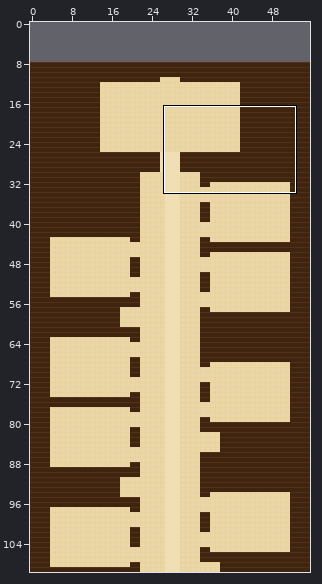
An edit to a level. Tiled map (JSON), maps/rank15.tmj. The first picture is a wide view before the edit; the outline marks the close-up.
Close-up. Before the commit:
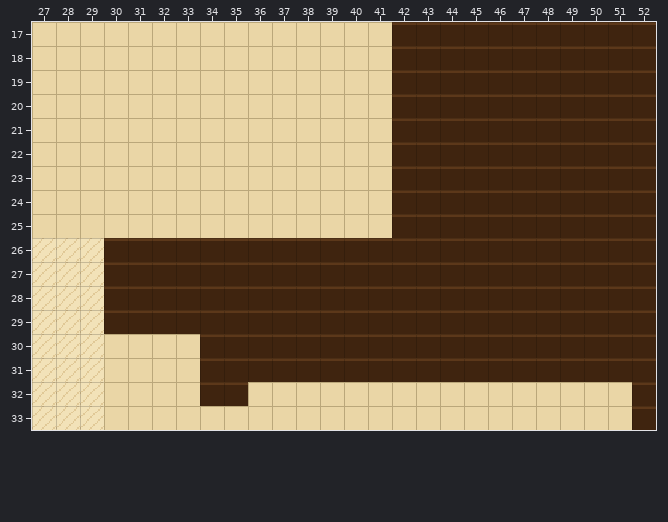
Cells are 16x16 px. Shown: x 27..52, y 17..33. The commit also changed other parts of the map, which this record leaves out. The old version is drawn lined up with the new one.
After:
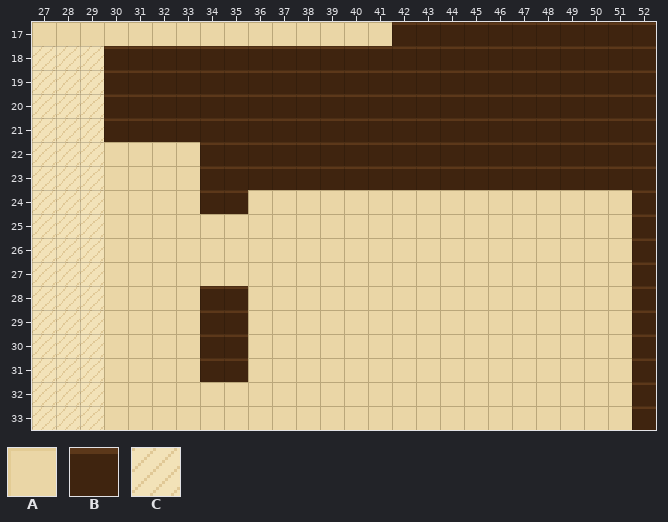
Key: from "draft": A 0, B 1, C 5.
_ is an empty cell.
Tiles replaced or removed in this view: A, B.
Difference:
Changed rows in their new state; . is an unchanged cell.
map size 56x172 -> 56x180 cells (old content now starts at 0,8; both pictures use the new coordinates)
Layer "ground":
first column x 27:
18 CCCBBBBBBBBBBBB..........
19 CCCBBBBBBBBBBBB..........
20 CCCBBBBBBBBBBBB..........
21 CCCBBBBBBBBBBBB..........
22 CCC....BBBBBBBB..........
23 CCC....BBBBBBBB..........
24 CCC....BB......AAAAAAAAAA
25 CCC............AAAAAAAAAA
26 ...AAAAAAAAAAAAAAAAAAAAAA
27 ...AAAAAAAAAAAAAAAAAAAAAA
28 ...AAAA..AAAAAAAAAAAAAAAA
29 ...AAAA..AAAAAAAAAAAAAAAA
30 .........AAAAAAAAAAAAAAAA
31 .........AAAAAAAAAAAAAAAA
32 .......AA................
